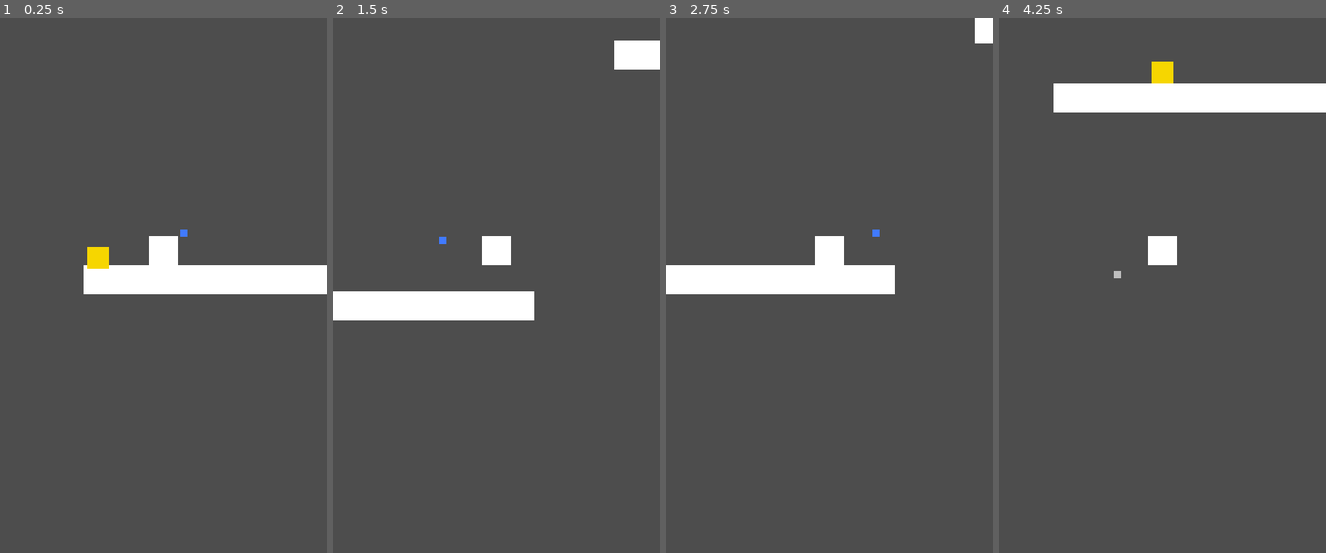
Above: before the commit, frames 1-4 (left to right).
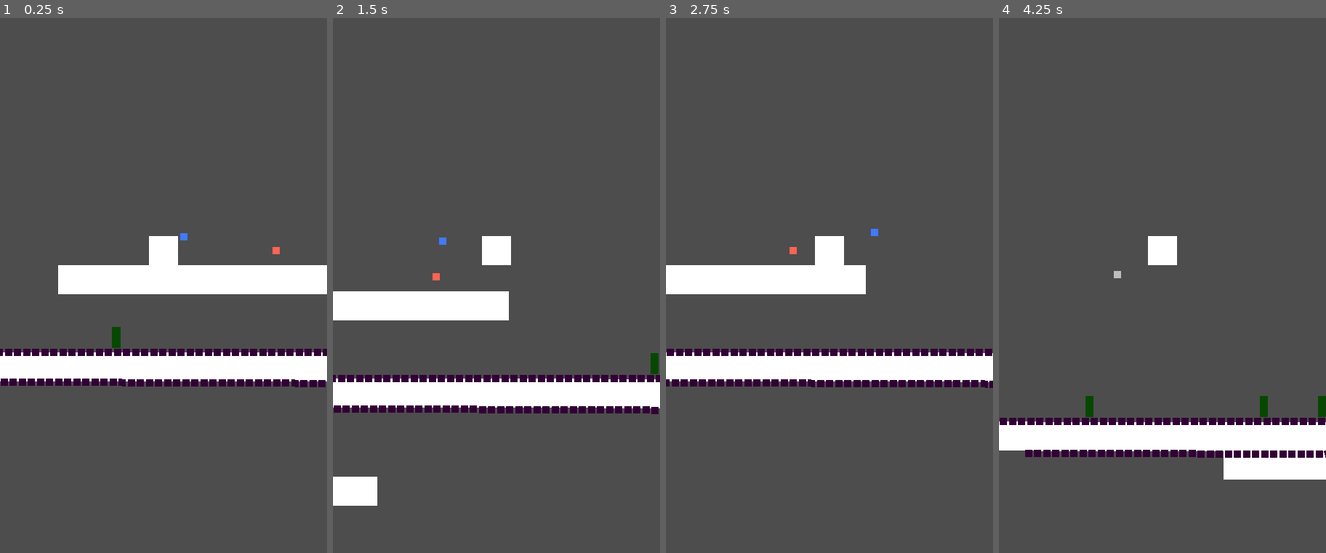
Above: after the commit, the same moments.

Repository: TylerPelaez/Sprouts
Game: Godot game, scene res://Levels/GroundLevel1.tscn
Same seed, same stepped clock (60 frames per second), same inputs: the game is played once before the commit and once after it. This scene is started directly instead of the project's main scene.
Inputs:
- Up to frame 1 (0.25 s): no input
- Up to frame 2 (1.5 s): tap Enter at 0.5 s; hold E (Hit Switch) 0.53-1.28 s; hold D (Right) from 0.53 s (still down); tap Space (Jump) at 0.77 s; tap E (Hit Switch) at 1.35 s
- Up to frame 3 (2.75 s): tap Space (Jump) at 1.52 s; release D (Right) at 2.03 s; hold A (Left) from 2.03 s (still down); hold E (Hit Switch) from 2.03 s (still down)
- Up to frame 4 (4.25 s): release A (Left) at 2.78 s; release E (Hit Switch) at 2.78 s; hold D (Right) from 2.78 s (still down); tap E (Hit Switch) at 2.85 s; tap Space (Jump) at 3.02, 3.77 s; hold E (Hit Switch) from 3.53 s (still down)

The runs differ from the first frame. In frame 1, 7.6% of the frame differs, in the area x 0-100%, y 39-70%; in frame 2, 8.9%; in frame 3, 7.6%; in frame 4, 13%, in the area x 0-100%, y 8-87%.

Commit message:
Its 1:00pm, Do you know where your kids are?

Diff:
--- a/Levels/AirLevel1.tscn
+++ b/Levels/AirLevel1.tscn
@@ -38,8 +38,6 @@
 
 [node name="Air_level_1" type="Node2D"]
 script = ExtResource("1_k2wap")
-player_has_jump = null
-player_has_companion = null
 
 [node name="Camera2D" type="Camera2D" parent="."]
 position = Vector2(96, 288)
--- a/Levels/GroundLevel1.tscn
+++ b/Levels/GroundLevel1.tscn
@@ -6,6 +6,7 @@
 [ext_resource type="PackedScene" uid="uid://bk5j2w78ju833" path="res://Prefabs/pills.tscn" id="5_pvs2g"]
 [ext_resource type="PackedScene" uid="uid://bucqxfshflxln" path="res://Prefabs/SpikeEnemy.tscn" id="6_6hxw7"]
 [ext_resource type="PackedScene" uid="uid://sm5n8ljv3sdn" path="res://Prefabs/BatTest.tscn" id="7_77syx"]
+[ext_resource type="PackedScene" path="res://Prefabs/LevelEnd.tscn" id="9_bxv0l"]
 [ext_resource type="PackedScene" path="res://Prefabs/Switch.tscn" id="9_mdpgx"]
 [ext_resource type="PackedScene" uid="uid://ep6nutbk5cst" path="res://Prefabs/MovingPlatform.tscn" id="10_yd0r8"]
 
@@ -33,8 +34,6 @@
 
 [node name="Ground_level_1" type="Node2D"]
 script = ExtResource("1_xnj5y")
-player_has_jump = null
-player_has_companion = null
 
 [node name="Camera2D" type="Camera2D" parent="."]
 position = Vector2(96, 288)
@@ -42,7 +41,7 @@
 editor_draw_drag_margin = true
 
 [node name="PlayerSpawnPosition" type="Marker2D" parent="."]
-position = Vector2(1032, 2440)
+position = Vector2(-88, 256)
 gizmo_extents = 20.0
 
 [node name="Environment" type="Node2D" parent="."]
@@ -358,6 +357,9 @@
 [node name="Switch8" parent="." instance=ExtResource("9_mdpgx")]
 position = Vector2(1312, 1208)
 
+[node name="Switch9" parent="." instance=ExtResource("9_mdpgx")]
+position = Vector2(1920, 1312)
+
 [node name="Switch4" parent="." instance=ExtResource("9_mdpgx")]
 position = Vector2(1336, 664)
 
@@ -369,6 +371,35 @@
 position = Vector2(1968, 1168)
 scale = Vector2(0.5, 0.5)
 
+[node name="KillArea7" parent="." instance=ExtResource("4_jrdun")]
+position = Vector2(-1568, 512)
+scale = Vector2(0.5, 0.5)
+
+[node name="KillArea4" parent="." instance=ExtResource("4_jrdun")]
+position = Vector2(3320, 1360)
+rotation = 1.5708
+scale = Vector2(0.2, 0.2)
+
+[node name="KillArea5" parent="." instance=ExtResource("4_jrdun")]
+position = Vector2(3320, 864)
+rotation = 1.5708
+scale = Vector2(0.2, 0.2)
+
+[node name="KillArea9" parent="." instance=ExtResource("4_jrdun")]
+position = Vector2(1296, 1688)
+rotation = 1.5708
+scale = Vector2(0.2, 0.2)
+
+[node name="KillArea8" parent="." instance=ExtResource("4_jrdun")]
+position = Vector2(1488, 2248)
+rotation = 1.5708
+scale = Vector2(0.2, 0.2)
+
+[node name="KillArea6" parent="." instance=ExtResource("4_jrdun")]
+position = Vector2(-824, 272)
+rotation = 1.5708
+scale = Vector2(0.2, 0.2)
+
 [node name="KillArea2" parent="." instance=ExtResource("4_jrdun")]
 position = Vector2(600, 832)
 scale = Vector2(0.2, 0.5)
@@ -380,10 +411,20 @@
 position = Vector2(-3048, 0)
 
 [node name="Node2D3" parent="." instance=ExtResource("7_77syx")]
-position = Vector2(904, 424)
-num_bats = 1
+position = Vector2(1496, 1424)
+
+[node name="MovingPlatform3" parent="." instance=ExtResource("10_yd0r8")]
+position = Vector2(-2520, 760)
+
+[node name="Position2" parent="MovingPlatform3" index="2"]
+position = Vector2(94.4004, 3488)
+
+[node name="LevelEnd" parent="." instance=ExtResource("9_bxv0l")]
+position = Vector2(-2416, 4176)
+scale = Vector2(5, 5)
 
 [editable path="Node2D"]
 [editable path="Node2D2"]
 [editable path="MovingPlatform"]
 [editable path="MovingPlatform2"]
+[editable path="MovingPlatform3"]
--- a/Scripts/LevelController.gd
+++ b/Scripts/LevelController.gd
@@ -49,8 +49,8 @@
 	elif child is UIController:
 		ui_controller = child
 		ui_controller.dialog_complete.connect(on_dialog_complete)
-	elif child is Pill:
-		child.collected.connect(_on_collect)
+	#elif child is Pill:
+		#child.collected.connect(_on_collect)
 
 	if child.get_child_count() > 0:
 		for grandchild in child.get_children():
Not shown: 1 places in Levels/GroundLevel1.tscn that only renumber resources
Not shown: 1 places in Levels/TylerTest.tscn that only renumber resources
